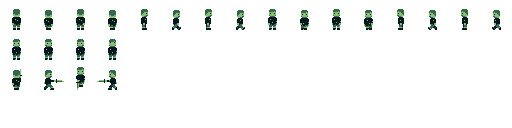
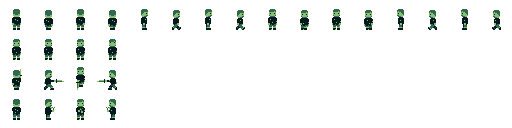
Layer changes from the first (512, 128) image to the second:
painted on "sprites" over [12, 99, 116, 120]
